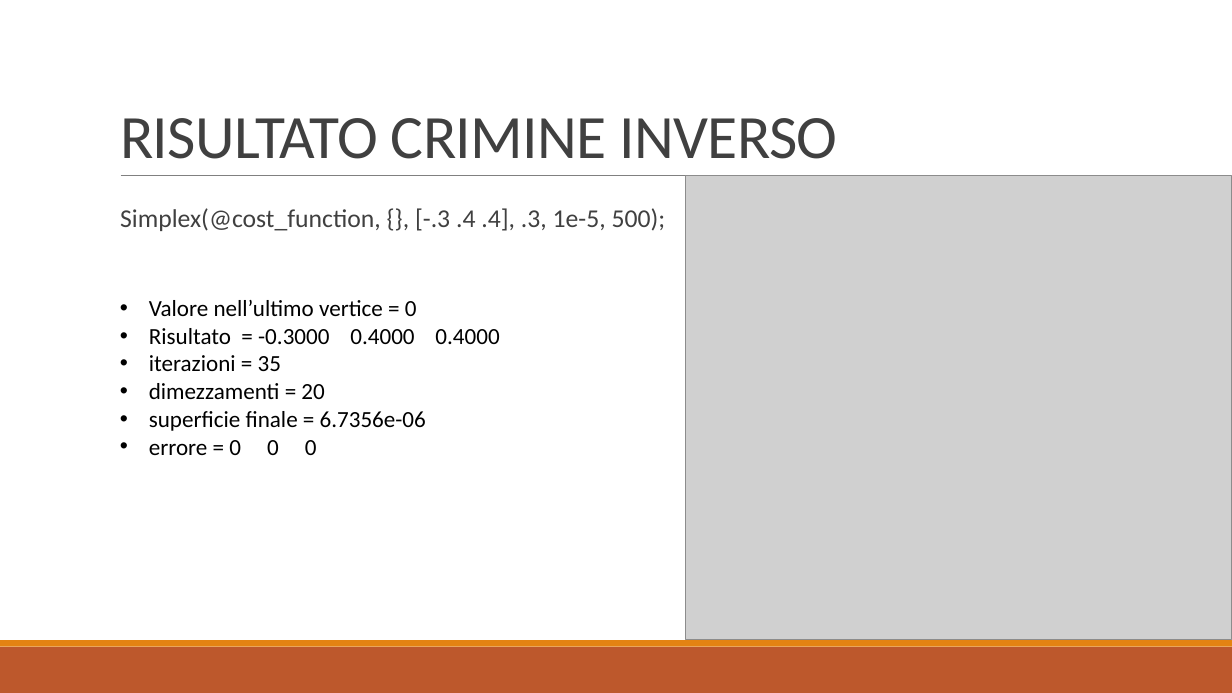
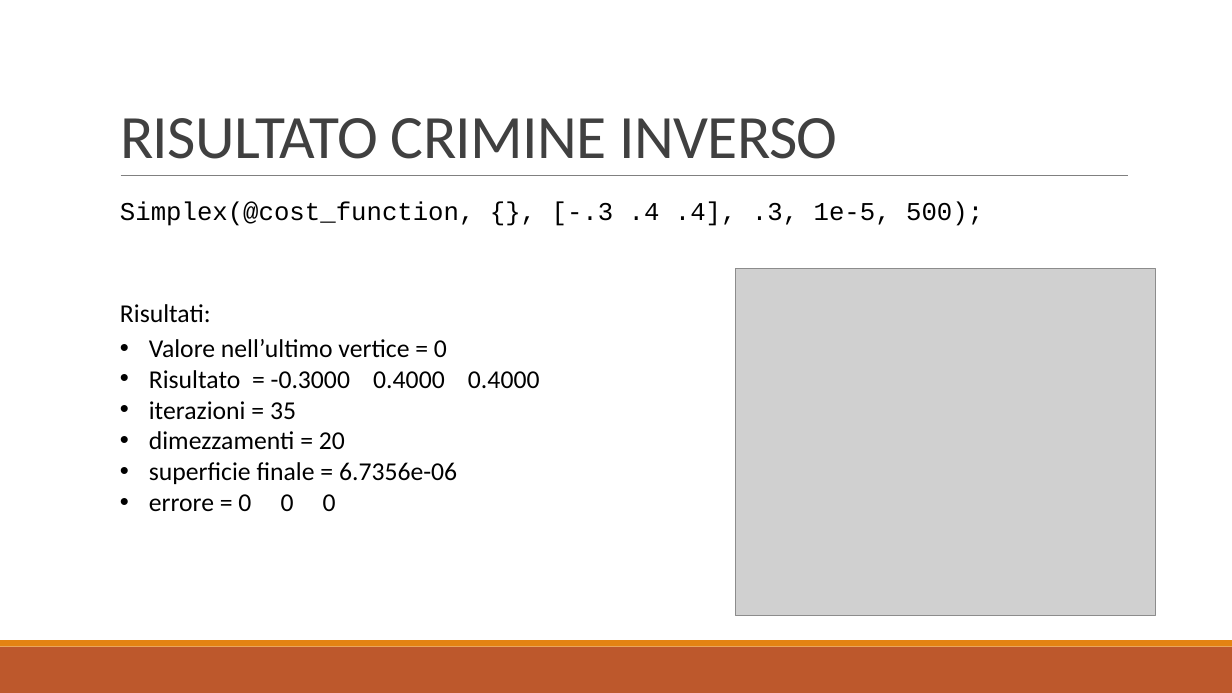
Before and after one commit to baldimario/Simplex, a slide deck: slide 17 of IDENTICAZIONE SISTEMA DI CARICHE PUNTIFORMI DA MISURE DI.pptx. Drawn at 1232x693 pixels with LibreOffice and Linux fonts; fonts in the diff are those of the drawing; grey boxes stand for pictures. Boxes give left, top, right and bottom in pixels: in the first picture for what was removed or moved away, otherwise in the second. Text is boxed around its words. In the diff, an @@ line names an element or a change of style, - is before the commit and + after.

```diff
--- a/IDENTICAZIONE SISTEMA DI CARICHE PUNTIFORMI DA MISURE DI.pptx
+++ b/IDENTICAZIONE SISTEMA DI CARICHE PUNTIFORMI DA MISURE DI.pptx
@@ text "Simplex(@cost_function, {}, [-.3 .4 .4], ..." at [120,202,983,226]: font Calibri to Courier New, text colour #404040 to #000000; bullet   to none; line spacing 0.9 to 1; less space between paragraphs @@
@@ picture: place and size @@
-picture at [686,176,1232,640]
+picture at [736,269,1156,616]
@@ text "Valore nell’ultimo vertice = 0": place and size @@
-text "Valore nell’ultimo vertice = 0" at [149,300,499,455]
+text "Valore nell’ultimo vertice = 0" at [149,339,540,511]
@@ text "Valore nell’ultimo vertice = 0" at [149,339,540,511]: size 18 to 20 pt @@
@@ text added at [120,304,211,323], 20 pt, text #000000 @@
+Risultati:
```
Also in this commit, not shown: 2 other slides changed, 1 other file.
